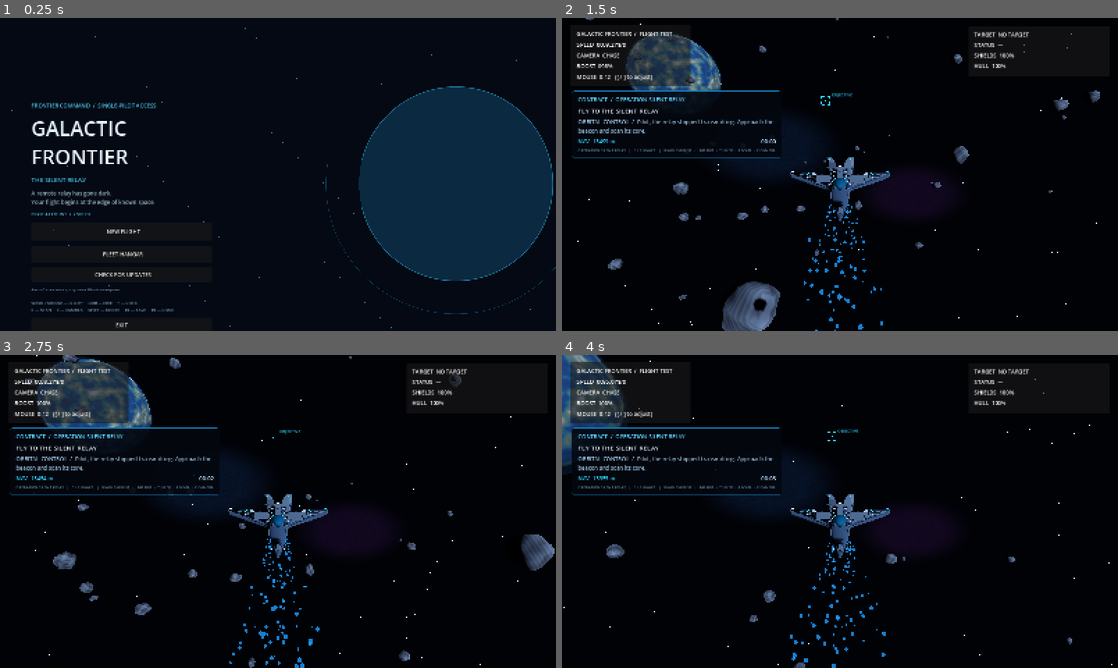
Above: before the commit, frames 1-4 (two rows, left to right).
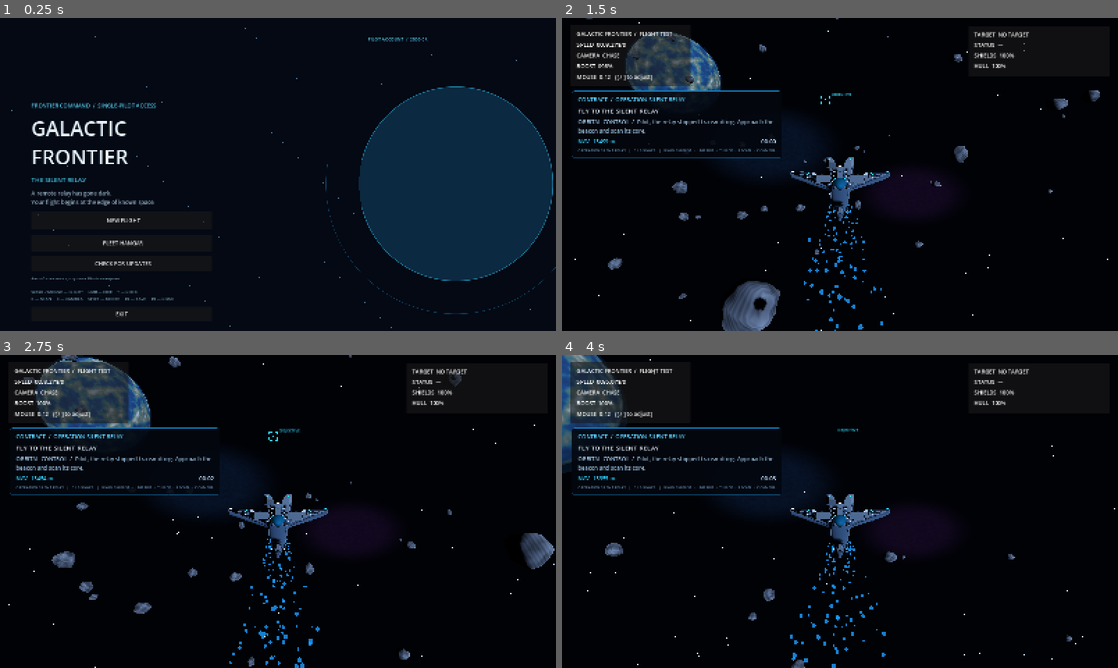
Above: after the commit, the same moments.

Repository: valdissor1990-ui/GALACTIC-FRONTIER
Game: Godot game, scene res://scenes/bootstrap/main.tscn
The game is run twice, just before and just after one commit, with the same random seed, the same clock (stepped at 60 frames per second) and the same inputs.
Inputs (mouse positions are in pixels of both pictures, inside the frame that each line leads up to):
- Up to frame 1 (0.25 s): no input
- Up to frame 2 (1.5 s): click "NEW FLIGHT" at 0.5 s; tap Enter at 1.25 s; move the mouse to (867, 174) at 1.27 s; hold W (move_forward) from 1.28 s (still down); hold Shift (boost) from 1.28 s (still down)
- Up to frame 3 (2.75 s): keep holding W (move_forward); move the mouse to (250, 511) at 2.02 s; release Shift (boost) at 2.03 s; click (250, 511) at 2.1 s
- Up to frame 4 (4 s): keep holding W (move_forward); move the mouse to (851, 505) at 2.77 s; hold F (scan) 2.78-3.53 s; move the mouse to (834, 517) at 3.52 s; tap Y (target_clear) at 3.6 s

The runs differ from the first frame. In frame 1, 1.4% of the frame differs, in the area x 5-77%, y 6-100%; in frame 2, 0.8%; in frame 3, 1.0%; in frame 4, 0.5%.

Commit message:
Place pilot credit balance in a separate main-menu HUD slot

Diff:
--- a/scripts/ui/main_menu.gd
+++ b/scripts/ui/main_menu.gd
@@ -59,9 +59,12 @@
 	var credits := Label.new()
 	credits.name = "PilotCredits"
 	credits.text = "PILOT ACCOUNT  /  %s CR" % str(profile.call("get_credits")) if profile != null else "PILOT ACCOUNT  /  -- CR"
+	credits.position = Vector2(930, 52)
+	credits.size = Vector2(300, 28)
+	credits.horizontal_alignment = HORIZONTAL_ALIGNMENT_RIGHT
 	credits.add_theme_font_size_override("font_size", 13)
 	credits.add_theme_color_override("font_color", Color("#55c7e6"))
-	layout.add_child(credits)
+	add_child(credits)
 	var start := Button.new()
 	start.text = "  NEW FLIGHT"
 	start.custom_minimum_size = Vector2(390, 54)
